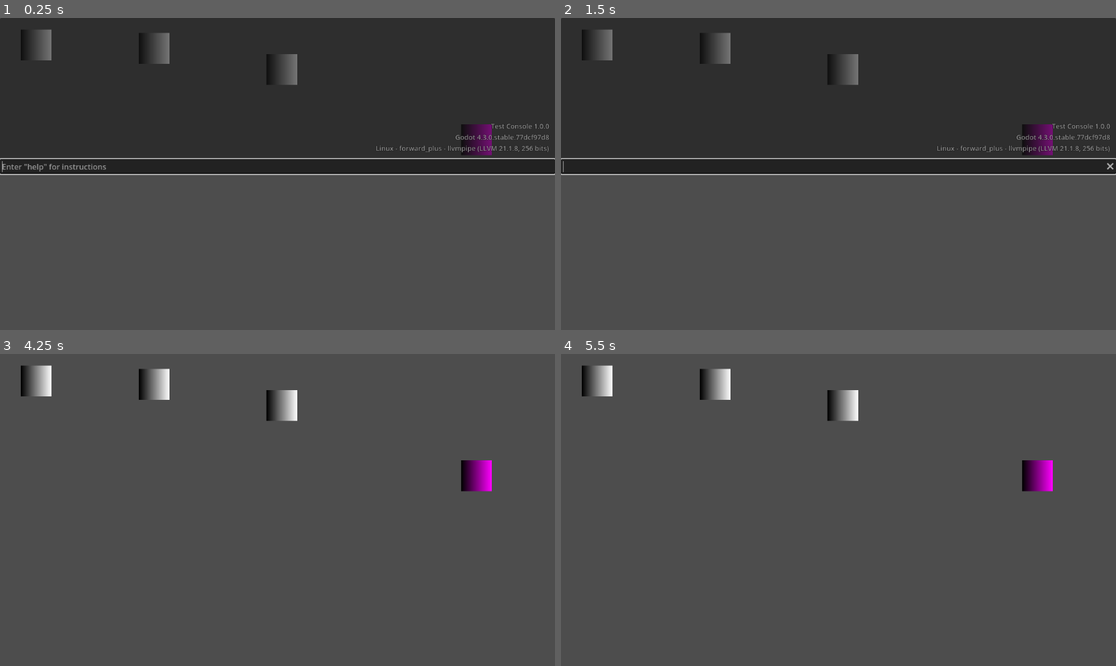
Above: before the commit, frames 1-4 (two rows, left to right).
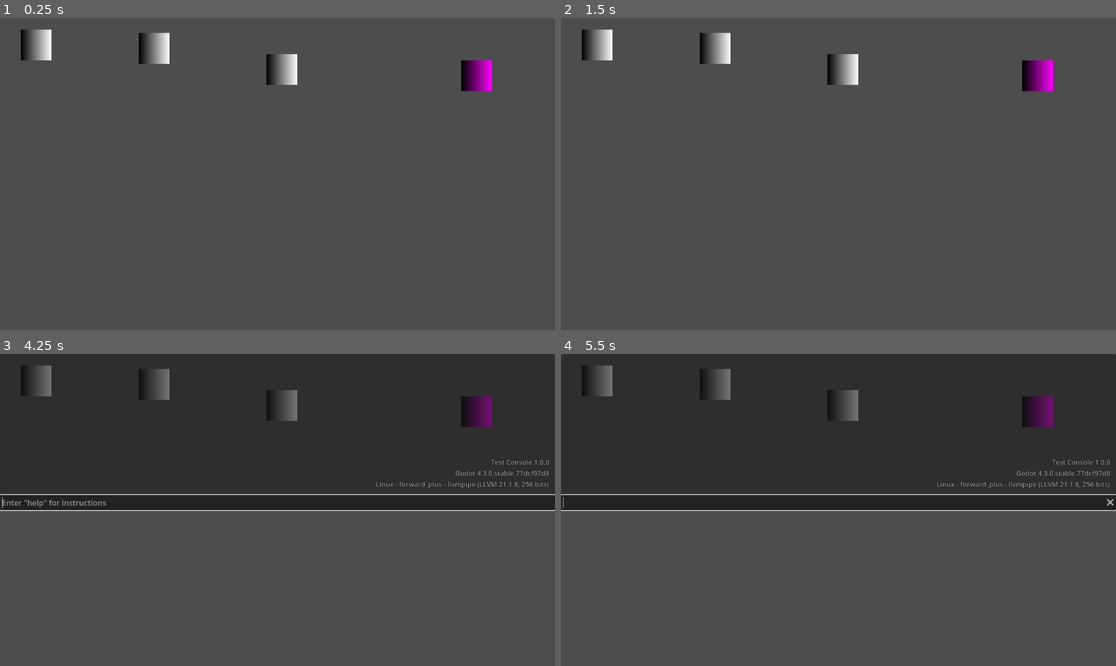
Above: after the commit, the same moments.

Repository: Calinou/godot-console-prototype
Game: Godot game, scene res://node_2d.tscn
Same seed, same stepped clock (60 frames per second), same inputs: the game is played once before the commit and once after it.
Inputs:
- Up to frame 1 (0.25 s): no input
- Up to frame 2 (1.5 s): tap Enter at 0.5 s; hold Page Up (ui_page_up) 0.53-1.28 s; hold End (ui_end) 0.53-1.28 s; tap Home (ui_home) at 0.8, 1.35 s; tap Space at 1.25 s; hold Page Down (ui_page_down) from 1.28 s (still down)
- Up to frame 3 (4.25 s): tap End (ui_end) at 1.55, 3.05 s; tap Enter at 2, 3.5 s; release Page Down (ui_page_down) at 2.03 s; hold End (ui_end) 2.03-2.78 s; hold Page Up (ui_page_up) 2.03-3.53 s; tap Home (ui_home) at 2.3, 2.85, 3.8 s; tap Space at 2.75 s; hold Page Down (ui_page_down) from 3.53 s (still down); hold End (ui_end) from 3.53 s (still down); tap ` (toggle_console) at 4.15 s
- Up to frame 4 (5.5 s): keep holding Page Down (ui_page_down); release End (ui_end) at 4.28 s; tap Home (ui_home) at 4.35, 5.3 s; tap End (ui_end) at 4.55 s; tap Space at 5 s; hold End (ui_end) from 5.03 s (still down)

The runs differ from the first frame. In frame 1, 49% of the frame differs, in the area x 0-100%, y 0-51%; in frame 2, 49%; in frame 3, 49%; in frame 4, 49%.

Commit message:
Add variable persistence, add compact and detailed display modes

Diff:
--- a/autoload/console.gd
+++ b/autoload/console.gd
@@ -1,11 +1,28 @@
 extends CanvasLayer
 
+const VARIABLES_STORAGE_PATH = "user://variables.ini"
+
+enum DisplayMode {
+	DISPLAY_MODE_HIDDEN,
+	DISPLAY_MODE_DETAILED,
+	DISPLAY_MODE_COMPACT,
+	DISPLAY_MODE_MAX,
+}
+
+@export var split_container: VSplitContainer
+@export var log: RichTextLabel
+@export var input_line: LineEdit
+@export var version_label: Label
+
+var display_mode := DisplayMode.DISPLAY_MODE_HIDDEN
+var old_mouse_mode := Input.MOUSE_MODE_VISIBLE
 var commands := {}
 var variables := {}
-
-@export var version_label: Label
+var variables_storage := ConfigFile.new()
 
 func _ready() -> void:
+	variables_storage.load(VARIABLES_STORAGE_PATH)
+
 	version_label.text = "%s %s\nGodot %s\n%s - %s - %s" % [
 		ProjectSettings.get_setting_with_override("application/config/name"),
 		ProjectSettings.get_setting_with_override("application/config/version"),
@@ -14,29 +31,27 @@
 		ProjectSettings.get_setting_with_override("rendering/renderer/rendering_method"),
 		RenderingServer.get_video_adapter_name(),
 	]
-	visibility_changed.connect(_on_visibility_changed)
-	_on_visibility_changed()
-
-	add_command("help", [], "Displays usage instructions.",
+
+	add_builtin_command("help", [], "Displays usage instructions.",
 		func() -> void:
-			append_line("Enter [color=cyan]cmdlist[/color] to list commands, or [color=cyan]cvarlist[/color] to list variables.")
+			append_line("Enter [color=green]cmdlist[/color] to list commands, or [color=green]cvarlist[/color] to list variables.")
 			append_line("")
-			append_line("Example command syntax: [color=cyan]command_name first_argument second_argument ...[/color]")
+			append_line("Example command syntax: [color=green]command_name first_argument second_argument ...[/color]")
 			append_line("Example variable syntax: [color=yellow]variable_name value[/color]")
 			append_line("Enter [color=yellow]variable_name[/color] alone to see the variable's value.")
 	)
 
-	add_command("quit", ["exit_code"], "Exits the project without confirmation.",
+	add_builtin_command("quit", ["exit_code"], "Exits the project without confirmation.",
 		func(exit_code: String = "0") -> void:
 			get_tree().quit(int(exit_code))
 	)
 
-	add_command("echo", ["text"], "Prints the specified text to console with a blank line at the end.",
+	add_builtin_command("echo", ["text"], "Prints the specified text to console with a blank line at the end.",
 		func(text: String = "") -> void:
 			append_line(text)
 	)
 
-	add_command("cmdlist", ["glob"], "Lists all console commands. If a glob is specified (example: \"*list*\"), filters the results accordingly.",
+	add_builtin_command("cmdlist", ["glob"], "Lists all console commands. If a glob is specified (example: \"*list*\"), filters the results accordingly.",
 		func(glob: String = "") -> void:
 			var matches := 0
 			for command in commands:
@@ -45,14 +60,14 @@
 					var arguments_string := ""
 					for argument in commands[command].arguments:
 						arguments_string += " <" + argument + ">"
-					append_line("[color=cyan]%s[/color][color=gray]%s[/color]: %s" % [command, arguments_string, commands[command].description])
+					append_line("[color=green]%s[/color][color=gray]%s[/color]: %s[color=gray]%s[/color]" % [command, arguments_string, commands[command].description, " (built-in)" if commands[command].builtin else ""])
 			if glob.is_empty():
 				append_line("%d commands." % matches)
 			else:
-				append_line("%d commands matching the glob \"%s\"." % [matches, glob])
-	)
-
-	add_command("cvarlist", ["glob"], "Lists all console variables. If a glob is specified (example: \"*list*\"), filters the results accordingly.",
+				append_line("%d commands matching the glob [color=cyan]%s[/color]." % [matches, glob])
+	)
+
+	add_builtin_command("cvarlist", ["glob"], "Lists all console variables. If a glob is specified (example: \"*list*\"), filters the results accordingly.",
 		func(glob: String = "") -> void:
 			var matches := 0
 			for variable in variables:
@@ -62,25 +77,71 @@
 			if glob.is_empty():
 				append_line("%d variables." % matches)
 			else:
-				append_line("%d variables matching the glob \"%s\"." % [matches, glob])
-	)
-
-
-func _on_visibility_changed() -> void:
-	if visible:
-		$VSplitContainer/PanelContainer/MarginContainer/VBoxContainer/LineEdit.grab_focus()
-
-
+				append_line("%d variables matching the glob [color=cyan]%s[/color]." % [matches, glob])
+	)
+
+
+func set_display_mode(p_mode: DisplayMode) -> void:
+	if p_mode == display_mode:
+		return
+
+	display_mode = p_mode
+
+	match p_mode:
+		DisplayMode.DISPLAY_MODE_DETAILED:
+			visible = true
+			input_line.visible = true
+			version_label.visible = true
+			old_mouse_mode = Input.mouse_mode
+			if old_mouse_mode == Input.MOUSE_MODE_CONFINED_HIDDEN:
+				Input.mouse_mode = Input.MOUSE_MODE_CONFINED
+			else:
+				Input.mouse_mode = Input.MOUSE_MODE_VISIBLE
+			input_line.grab_focus()
+			# Prevent writing the toggle console character in the LineEdit, as we focus it automatically.
+			get_viewport().set_input_as_handled()
+		DisplayMode.DISPLAY_MODE_COMPACT:
+			visible = true
+			input_line.visible = false
+			version_label.visible = false
+			split_container.split_offset *= 0.5
+			Input.mouse_mode = old_mouse_mode
+		DisplayMode.DISPLAY_MODE_HIDDEN:
+			visible = false
+			# The effect of changing the split offset is visible after toggling
+			# the detailed console again. We do it here so that the value isn't doubled on initial
+			# display of the detailed console.
+			split_container.split_offset *= 2
+
+
+# This needs to be `_input` and not `_unhandled_input`, as we want to handle input
+# already handled by the console's LineEdit or other project nodes.
 func _input(event: InputEvent) -> void:
 	if event.is_action_pressed(&"toggle_console"):
-		visible = not visible
-		# Prevent writing the toggle console character in the LineEdit, as we focus it automatically.
-		get_viewport().set_input_as_handled()
+		set_display_mode(wrapi(display_mode + 1, 0, DisplayMode.DISPLAY_MODE_MAX) as DisplayMode)
+
+	# Replicate RichTextLabel scrolling behavior even if not focused on the node.
+	# Don't apply double-scrolling by checking whether the RichTextLabel is focused first.
+	# Use exact match, so that selecting text using Shift + Home/Shift + End in the input doesn't scroll the console.
+	if event.is_action_pressed(&"ui_page_up", true, true) and display_mode != DisplayMode.DISPLAY_MODE_HIDDEN and not log.has_focus():
+		log.get_v_scroll_bar().set_value(log.get_v_scroll_bar().get_value() - log.get_v_scroll_bar().get_page())
+
+	if event.is_action_pressed(&"ui_page_down", true, true) and display_mode != DisplayMode.DISPLAY_MODE_HIDDEN and not log.has_focus():
+		log.get_v_scroll_bar().set_value(log.get_v_scroll_bar().get_value() + log.get_v_scroll_bar().get_page())
+
+	if event.is_action_pressed(&"ui_home", true, true) and display_mode != DisplayMode.DISPLAY_MODE_HIDDEN and not log.has_focus():
+		log.get_v_scroll_bar().set_value(0)
+
+	if event.is_action_pressed(&"ui_end", true, true) and display_mode != DisplayMode.DISPLAY_MODE_HIDDEN and not log.has_focus():
+		log.get_v_scroll_bar().set_value(log.get_v_scroll_bar().get_max())
+
+	# `ui_up` and `ui_down` are not handled here, as they likely conflict with project controls
+	# (e.g. if a character is controlled using the arrow keys).
 
 
 func append_line(text: String = "") -> void:
 	print_rich(text)
-	$VSplitContainer/PanelContainer/MarginContainer/VBoxContainer/RichTextLabel.append_text(text + "\n")
+	log.append_text(text + "\n")
 
 
 func add_command(p_name: String, p_arguments: Array[String], p_description: String, p_command: Callable) -> void:
@@ -93,7 +154,13 @@
 		arguments = p_arguments,
 		description = p_description,
 		command = p_command,
+		builtin = false,
 	}
+
+
+func add_builtin_command(p_name: String, p_arguments: Array[String], p_description: String, p_command: Callable) -> void:
+	add_command(p_name, p_arguments, p_description, p_command)
+	commands[p_name].builtin = true
 
 
 func add_variable(p_name: String, p_type: String, p_value_hint: String, p_default: Variant, p_min: float, p_max: float, p_description: String, p_setter: Callable):
@@ -103,14 +170,21 @@
 
 	variables[p_name] = {
 		type = p_type,
-		value = p_default,
+		# Load configuration value when the variable is registered,
+		# as it may not be registered when the console is first initialized.
+		value = variables_storage.get_value("", p_name, p_default),
 		value_hint = p_value_hint,
 		default = p_default,
 		min = p_min,
 		max = p_max,
 		description = p_description,
 		setter = p_setter,
+		builtin = false,
 	}
+
+	# Call variable setter automatically, so that the value is always effective
+	# when loading a scene (regardless of whether it's the default or not).
+	set_variable(p_name, variables[p_name].value)
 
 
 func remove_command(p_name: String) -> void:
@@ -121,8 +195,24 @@
 	variables[p_name] = null
 
 
+func run_command(p_name: String, p_arguments: Array) -> void:
+	commands[p_name].command.callv(p_arguments)
+
+
+func set_variable(p_name: String, p_value: Variant) -> void:
+	var variable: Dictionary = variables[p_name]
+	var value_clamped := clampf(p_value, variable.min, variable.max)
+	if p_value < variable.min:
+		append_line("[color=yellow]Value specified is outside the valid range [%s; %s]. Value was clamped to %s.[/color]" % [variable.min, variable.max, value_clamped])
+	if p_value > variable.max:
+		append_line("[color=yellow]Value specified is outside the valid range [%s; %s]. Value was clamped to %s.[/color]" % [variable.min, variable.max, value_clamped])
+	var return_value: Variant = variables[p_name].setter.call(value_clamped)
+	variables[p_name].value = return_value
+	variables_storage.set_value("", p_name, return_value)
+
+
 func _on_line_edit_text_submitted(new_text: String) -> void:
-	$VSplitContainer/PanelContainer/MarginContainer/VBoxContainer/LineEdit.clear()
+	input_line.clear()
 
 	if not new_text.strip_edges().is_empty():
 		var new_text_stripped := new_text.strip_edges()
@@ -130,21 +220,20 @@
 
 		var text_split := new_text_stripped.split(" ")
 		if commands.get(text_split[0]) != null:
-			# TODO: Handle strings with quotes. Remove quotes from the string arguments themselves,
-			# whether they're double quotes or single quotes.
-			var arguments: Array = text_split.slice(1)
-			commands[text_split[0]].command.callv(arguments)
+			# TODO: Handle strings with quotes that span multiple words.
+			var arguments := []
+			for word in text_split.slice(1):
+				arguments.push_back(word.lstrip("\"'").rstrip("\"'"))
+			run_command(text_split[0], arguments)
 		elif variables.get(text_split[0]) != null:
-			var variable: Dictionary = variables[text_split[0]]
 			var value := float(text_split[-1])
-			if value < variable.min:
-				append_line("Value is too low; clamped.")
-			if value > variable.max:
-				append_line("Value is too high; clamped.")
-			var return_value: Variant = variables[text_split[0]].setter.call(clamp(value, variable.min, variable.max))
-			variables[text_split[0]].value = return_value
+			set_variable(text_split[0], value)
 		else:
 			append_line("[color=red]Unknown command or variable: %s[/color]" % text_split[0])
 
 		# Add a blank line to make future lines easier to distinguish from the command run.
 		append_line("")
+
+
+func _exit_tree() -> void:
+	variables_storage.save(VARIABLES_STORAGE_PATH)
--- a/autoload/console.tscn
+++ b/autoload/console.tscn
@@ -14,9 +14,13 @@
 content_margin_right = 12.0
 content_margin_bottom = 8.0
 
-[node name="Console" type="CanvasLayer" node_paths=PackedStringArray("version_label")]
+[node name="Console" type="CanvasLayer" node_paths=PackedStringArray("split_container", "log", "input_line", "version_label")]
 layer = 128
+visible = false
 script = ExtResource("1_8oyuj")
+split_container = NodePath("VSplitContainer")
+log = NodePath("VSplitContainer/PanelContainer/MarginContainer/VBoxContainer/RichTextLabel")
+input_line = NodePath("VSplitContainer/PanelContainer/MarginContainer/VBoxContainer/LineEdit")
 version_label = NodePath("VSplitContainer/PanelContainer/MarginContainer/VBoxContainer/RichTextLabel/Label")
 
 [node name="VSplitContainer" type="VSplitContainer" parent="."]
@@ -29,7 +33,7 @@
 split_offset = 324
 
 [node name="PanelContainer" type="PanelContainer" parent="VSplitContainer"]
-custom_minimum_size = Vector2(0, 100)
+custom_minimum_size = Vector2(0, 115)
 layout_mode = 2
 
 [node name="MarginContainer" type="MarginContainer" parent="VSplitContainer/PanelContainer"]
--- a/node_2d.gd
+++ b/node_2d.gd
@@ -2,6 +2,7 @@
 
 
 func _ready() -> void:
+	Input.mouse_mode = Input.MOUSE_MODE_CAPTURED
 	Console.add_command("do_stuff", ["required_arg", "optional_arg"], "Do some stuff.",
 			func(required_arg: String, optional_arg: String = "2.0") -> void:
 				Console.append_line("I do stuff with %d and %d." % [float(required_arg), float(optional_arg)])
